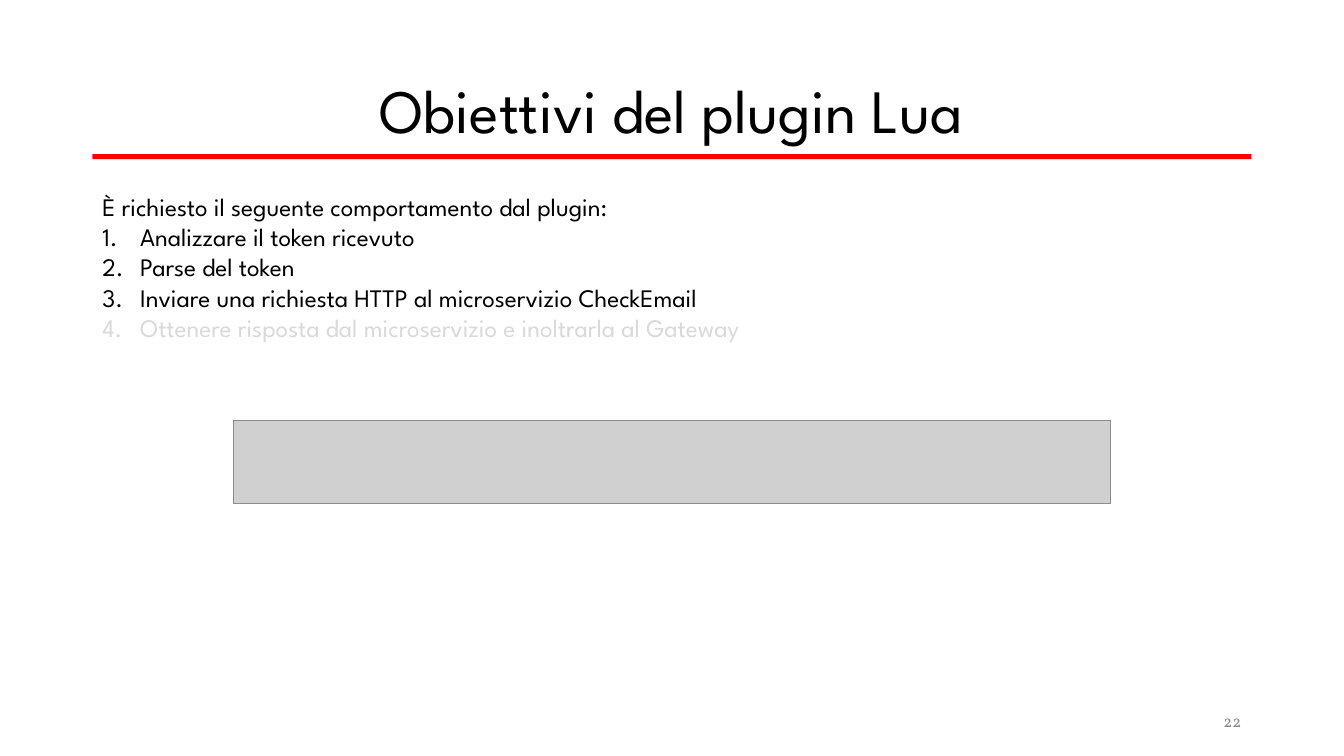
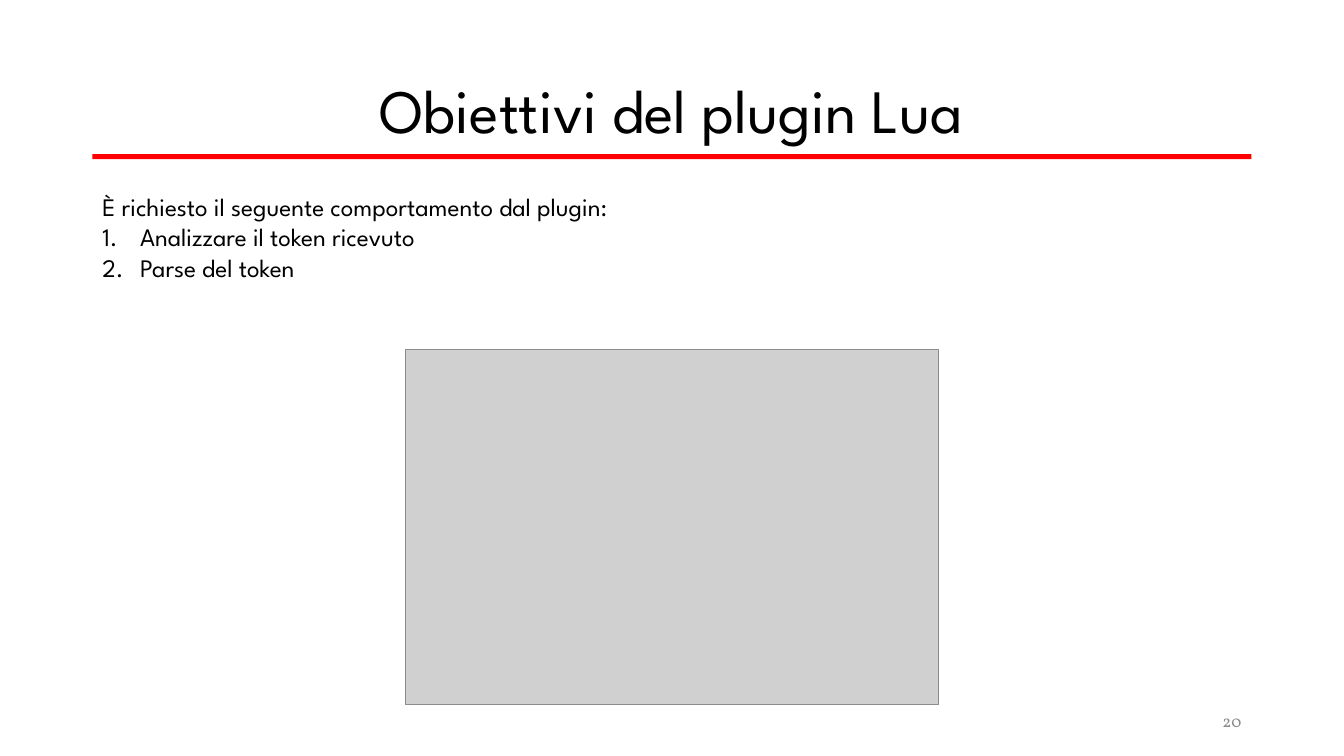
Before and after one commit to valeriodesiati/tesi, a slide deck: slide 20 of Presentazione/Valerio Desiati - Presentazione Discussione.pptx (slide 22 before the commit). Drawn at 1344x756 pixels with LibreOffice and Linux fonts; fonts in the diff are those of the drawing; grey boxes stand for pictures. Boxes give left, top, right and bottom in pixels: in the first picture for what was removed or moved away, otherwise in the second. Text is boxed around its words. In the diff, an @@ line names an element or a change of style, - is before the commit and + after.

```diff
--- a/Presentazione/Valerio Desiati - Presentazione Discussione.pptx
+++ b/Presentazione/Valerio Desiati - Presentazione Discussione.pptx
@@ text "È richiesto il seguente comportamento ..." at (x1=102, y1=194, x2=607, y2=278): alignment left to justified @@
@@ text at (x1=140, y1=289, x2=739, y2=346): paragraphs removed @@
-3. Inviare una richiesta HTTP al microservizio CheckEmail
-4. Ottenere risposta dal microservizio e inoltrarla al Gateway
@@ picture added at (x1=405, y1=349, x2=939, y2=705) @@
@@ picture removed at (x1=234, y1=420, x2=1110, y2=504) @@
@@ page number at (x1=1222, y1=718, x2=1241, y2=727): text changed @@
-22
+20
```
Also in this commit, not shown: 12 other slides changed, 1 slide removed, 1 other file.
